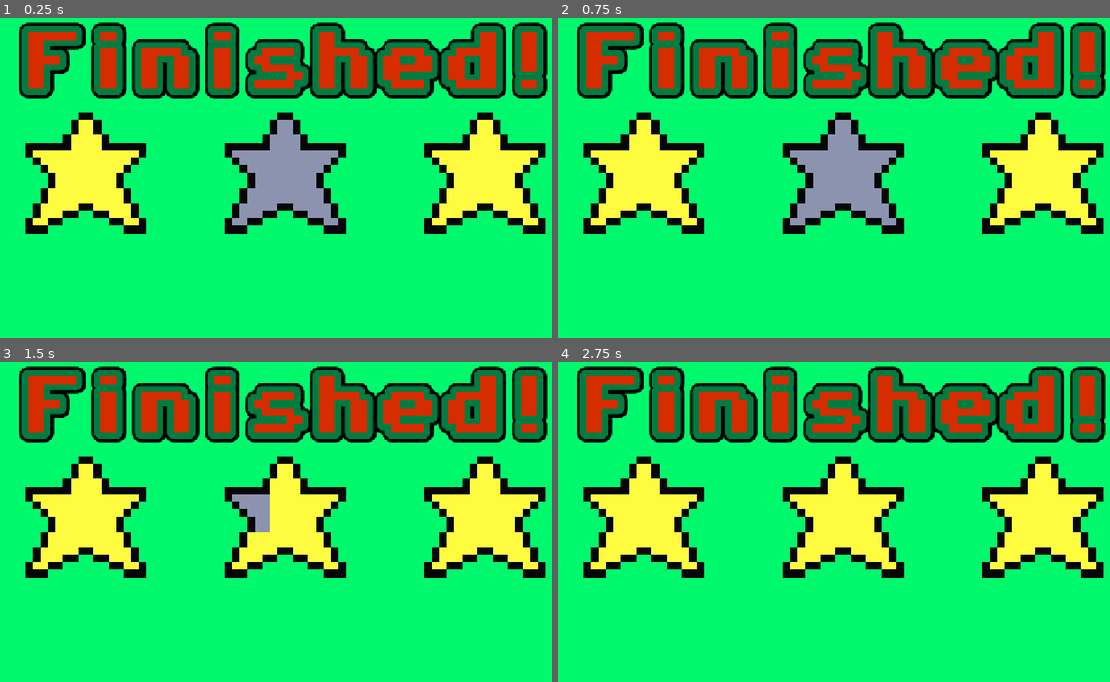
Above: before the commit, frames 1-4 (two rows, left to right).
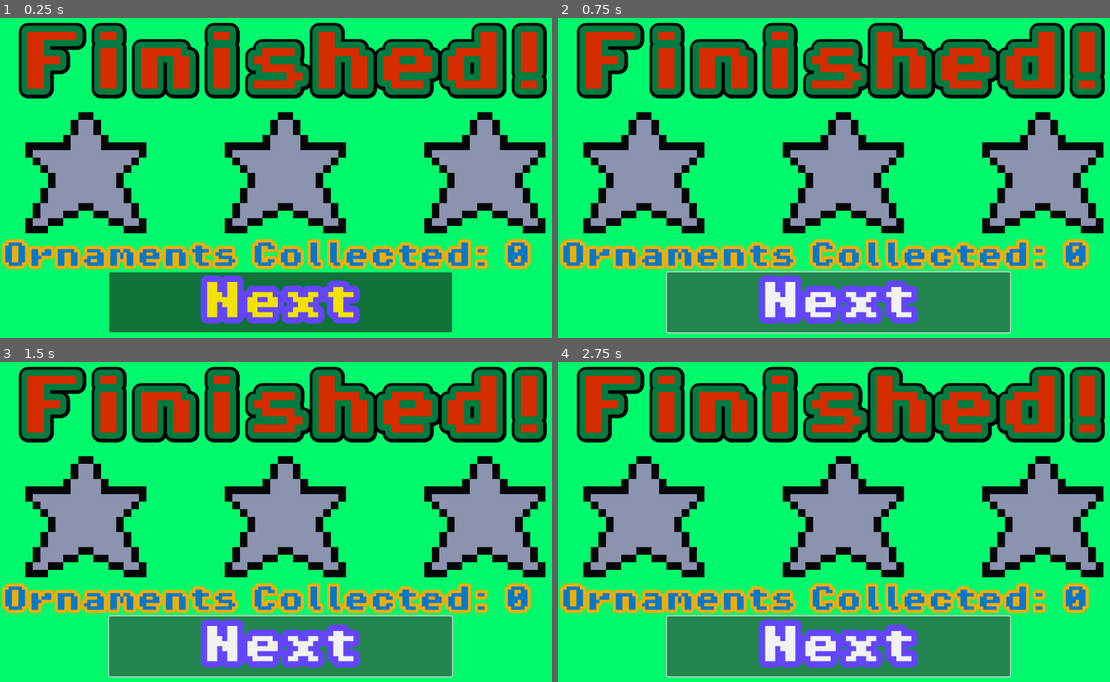
Above: after the commit, the same moments.

Repository: TwiceOnce8905/Catch-the-Ornaments
Game: Godot game, scene res://scenes/end.tscn
Two runs of this game, one before a commit and one after it. Both use one fixed random seed, a clock stepped at 60 frames per second and the inputs below. This scene is started directly instead of the project's main scene.
Inputs (mouse positions are in pixels of both pictures, inside the frame that each line leads up to):
- Up to frame 1 (0.25 s): no input
- Up to frame 2 (0.75 s): click (839, 302) at 0.5 s, where only the run after the commit has a clickable "Next"
- Up to frame 3 (1.5 s): click (281, 646) at 1.25 s, where only the run after the commit has a clickable "Next"
- Up to frame 4 (2.75 s): tap Enter (ui_accept) at 2, 2.27 s; hold Right (right) from 2.03 s (still down); tap Space (space) at 2.1 s

The runs differ from the first frame. In frame 1, 28% of the frame differs, in the area x 0-100%, y 1-99%; in frame 2, 29%; in frame 3, 31%; in frame 4, 32%.

Commit message:
Added End Screen Fully
Now need to add background and music, edit some placeholder art, then I'm done with the whole game.

Diff:
--- a/project.godot
+++ b/project.godot
@@ -22,7 +22,7 @@
 [display]
 
 window/size/mode=2
-window/stretch/mode="canvas_items"
+window/stretch/mode="viewport"
 
 [input]
 
--- a/scenes/end.tscn
+++ b/scenes/end.tscn
@@ -55,6 +55,120 @@
 }, {
 "duration": 1.0,
 "texture": SubResource("AtlasTexture_ee763")
+}],
+"loop": false,
+"name": &"default",
+"speed": 10.0
+}]
+
+[sub_resource type="AtlasTexture" id="AtlasTexture_nl5ow"]
+atlas = ExtResource("1_mwn6m")
+region = Rect2(0, 0, 16, 16)
+
+[sub_resource type="AtlasTexture" id="AtlasTexture_ovs12"]
+atlas = ExtResource("1_mwn6m")
+region = Rect2(32, 0, 16, 16)
+
+[sub_resource type="AtlasTexture" id="AtlasTexture_oc5t2"]
+atlas = ExtResource("1_mwn6m")
+region = Rect2(64, 0, 16, 16)
+
+[sub_resource type="AtlasTexture" id="AtlasTexture_njoby"]
+atlas = ExtResource("1_mwn6m")
+region = Rect2(96, 0, 16, 16)
+
+[sub_resource type="AtlasTexture" id="AtlasTexture_sf0ys"]
+atlas = ExtResource("1_mwn6m")
+region = Rect2(128, 0, 16, 16)
+
+[sub_resource type="AtlasTexture" id="AtlasTexture_stj65"]
+atlas = ExtResource("1_mwn6m")
+region = Rect2(160, 0, 16, 16)
+
+[sub_resource type="AtlasTexture" id="AtlasTexture_8cwnd"]
+atlas = ExtResource("1_mwn6m")
+region = Rect2(192, 0, 16, 16)
+
+[sub_resource type="SpriteFrames" id="SpriteFrames_liw33"]
+animations = [{
+"frames": [{
+"duration": 1.0,
+"texture": SubResource("AtlasTexture_nl5ow")
+}, {
+"duration": 1.0,
+"texture": SubResource("AtlasTexture_ovs12")
+}, {
+"duration": 1.0,
+"texture": SubResource("AtlasTexture_oc5t2")
+}, {
+"duration": 1.0,
+"texture": SubResource("AtlasTexture_njoby")
+}, {
+"duration": 1.0,
+"texture": SubResource("AtlasTexture_sf0ys")
+}, {
+"duration": 1.0,
+"texture": SubResource("AtlasTexture_stj65")
+}, {
+"duration": 1.0,
+"texture": SubResource("AtlasTexture_8cwnd")
+}],
+"loop": false,
+"name": &"default",
+"speed": 10.0
+}]
+
+[sub_resource type="AtlasTexture" id="AtlasTexture_wrlrt"]
+atlas = ExtResource("1_mwn6m")
+region = Rect2(0, 0, 16, 16)
+
+[sub_resource type="AtlasTexture" id="AtlasTexture_gm2es"]
+atlas = ExtResource("1_mwn6m")
+region = Rect2(32, 0, 16, 16)
+
+[sub_resource type="AtlasTexture" id="AtlasTexture_6tafp"]
+atlas = ExtResource("1_mwn6m")
+region = Rect2(64, 0, 16, 16)
+
+[sub_resource type="AtlasTexture" id="AtlasTexture_0rapm"]
+atlas = ExtResource("1_mwn6m")
+region = Rect2(96, 0, 16, 16)
+
+[sub_resource type="AtlasTexture" id="AtlasTexture_xbbny"]
+atlas = ExtResource("1_mwn6m")
+region = Rect2(128, 0, 16, 16)
+
+[sub_resource type="AtlasTexture" id="AtlasTexture_l3jns"]
+atlas = ExtResource("1_mwn6m")
+region = Rect2(160, 0, 16, 16)
+
+[sub_resource type="AtlasTexture" id="AtlasTexture_afbui"]
+atlas = ExtResource("1_mwn6m")
+region = Rect2(192, 0, 16, 16)
+
+[sub_resource type="SpriteFrames" id="SpriteFrames_5s6gi"]
+animations = [{
+"frames": [{
+"duration": 1.0,
+"texture": SubResource("AtlasTexture_wrlrt")
+}, {
+"duration": 1.0,
+"texture": SubResource("AtlasTexture_gm2es")
+}, {
+"duration": 1.0,
+"texture": SubResource("AtlasTexture_6tafp")
+}, {
+"duration": 1.0,
+"texture": SubResource("AtlasTexture_0rapm")
+}, {
+"duration": 1.0,
+"texture": SubResource("AtlasTexture_xbbny")
+}, {
+"duration": 1.0,
+"texture": SubResource("AtlasTexture_l3jns")
+}, {
+"duration": 1.0,
+"texture": SubResource("AtlasTexture_afbui")
 }],
 "loop": false,
 "name": &"default",
@@ -97,32 +211,39 @@
 position = Vector2(170, 318)
 scale = Vector2(15, 15)
 sprite_frames = SubResource("SpriteFrames_nl5ow")
-frame = 6
-frame_progress = 1.0
 
 [node name="2star" type="AnimatedSprite2D" parent="."]
-position = Vector2(565, 318.00003)
+position = Vector2(565, 318)
 scale = Vector2(15, 15)
-sprite_frames = SubResource("SpriteFrames_nl5ow")
-frame = 6
-frame_progress = 1.0
+sprite_frames = SubResource("SpriteFrames_liw33")
 
 [node name="3star" type="AnimatedSprite2D" parent="."]
 position = Vector2(960, 318)
 scale = Vector2(15, 15)
-sprite_frames = SubResource("SpriteFrames_nl5ow")
-frame = 6
-frame_progress = 1.0
+sprite_frames = SubResource("SpriteFrames_5s6gi")
 
 [node name="collected" type="Label" parent="."]
 layout_mode = 0
-offset_left = 16.0
-offset_top = 449.0
-offset_right = 1151.0
-offset_bottom = 529.0
+offset_left = 4.0
+offset_top = 456.0
+offset_right = 1139.0
+offset_bottom = 536.0
 theme_override_colors/font_color = Color(0, 0.46937644, 0.8020315, 1)
 theme_override_colors/font_outline_color = Color(0.964068, 0.67539215, 1.1551381e-06, 1)
 theme_override_constants/outline_size = 25
 theme_override_fonts/font = ExtResource("1_3d26k")
-theme_override_font_sizes/font_size = 64
-text = "orn collect:"
+theme_override_font_sizes/font_size = 52
+text = "Ornaments Collected:"
+
+[node name="Button" type="Button" parent="."]
+layout_mode = 0
+offset_left = 216.0
+offset_top = 515.0
+offset_right = 895.0
+offset_bottom = 634.0
+theme_override_colors/font_color = Color(0.9452236, 0.88571995, 0, 1)
+theme_override_colors/font_outline_color = Color(0.39162257, 0.27072904, 1, 1)
+theme_override_constants/outline_size = 50
+theme_override_fonts/font = ExtResource("1_3d26k")
+theme_override_font_sizes/font_size = 80
+text = "Next"
--- a/scenes/maingame.tscn
+++ b/scenes/maingame.tscn
@@ -1,10 +1,13 @@
-[gd_scene load_steps=10 format=3 uid="uid://dnxxerdgvfalu"]
+[gd_scene load_steps=13 format=3 uid="uid://dnxxerdgvfalu"]
 
 [ext_resource type="PackedScene" uid="uid://bxfon8htgq3nt" path="res://scenes/cat.tscn" id="1_i8va4"]
 [ext_resource type="Script" uid="uid://vlvgc4v4jeb1" path="res://scirpts/spawner.gd" id="1_jxvlb"]
 [ext_resource type="Script" uid="uid://cauw37gp4x5g3" path="res://scirpts/timeandscore.gd" id="3_nx2sv"]
 [ext_resource type="FontFile" uid="uid://b5566bcqt5awo" path="res://Godot assests/fonts/PixelOperator8-Bold.ttf" id="4_nx2sv"]
 [ext_resource type="Script" uid="uid://bxp8tklktwix7" path="res://scirpts/start.gd" id="5_hiawh"]
+[ext_resource type="Texture2D" uid="uid://dikpfvajp1cr1" path="res://Godot assests/sprites/CLASSIC_TREE_SMALL.png" id="6_460fr"]
+[ext_resource type="Texture2D" uid="uid://dk2dirlqmdthk" path="res://Godot assests/sprites/TWITCH_TREE_SMALL.png" id="7_r5jia"]
+[ext_resource type="Texture2D" uid="uid://dy7ph7bl6tajk" path="res://Godot assests/sprites/PINK_TREE_SMALL.png" id="8_n6p2k"]
 
 [sub_resource type="WorldBoundaryShape2D" id="WorldBoundaryShape2D_7h15q"]
 
@@ -15,16 +18,19 @@
 [sub_resource type="WorldBoundaryShape2D" id="WorldBoundaryShape2D_jxvlb"]
 
 [node name="maingame" type="Node2D"]
+position = Vector2(966, 542)
 
 [node name="walls" type="Node" parent="."]
 
 [node name="floor" type="StaticBody2D" parent="walls"]
+position = Vector2(966, 542)
 
 [node name="floorcoll" type="CollisionShape2D" parent="walls/floor"]
 position = Vector2(2, 554)
 shape = SubResource("WorldBoundaryShape2D_7h15q")
 
 [node name="wallr" type="StaticBody2D" parent="walls"]
+position = Vector2(966, 542)
 
 [node name="wallrcoll" type="CollisionShape2D" parent="walls/wallr"]
 position = Vector2(965, 100)
@@ -32,6 +38,7 @@
 shape = SubResource("WorldBoundaryShape2D_2sw64")
 
 [node name="walll" type="StaticBody2D" parent="walls"]
+position = Vector2(966, 542)
 
 [node name="walllcoll" type="CollisionShape2D" parent="walls/walll"]
 position = Vector2(-944, 111)
@@ -49,6 +56,8 @@
 position = Vector2(-3, 561)
 
 [node name="Camera2D" type="Camera2D" parent="."]
+z_index = 3
+zoom = Vector2(0.6, 0.599)
 
 [node name="Area2D" type="Area2D" parent="."]
 collision_layer = 0
@@ -66,10 +75,10 @@
 one_shot = true
 
 [node name="Label" type="Label" parent="timeandscore/Timer"]
-offset_left = -966.0
-offset_top = -542.0
-offset_right = -147.0
-offset_bottom = -403.0
+offset_left = 3.0
+offset_top = 12.0
+offset_right = 822.0
+offset_bottom = 151.0
 theme_override_colors/font_color = Color(0.75468147, 0, 0.16176972, 1)
 theme_override_colors/font_outline_color = Color(3.6098064e-07, 0.45660985, 0.2132118, 1)
 theme_override_constants/outline_size = 40
@@ -77,28 +86,17 @@
 theme_override_font_sizes/font_size = 112
 text = "⏱️:"
 autowrap_mode = 2
-
-[node name="Label" type="Label" parent="timeandscore"]
-offset_left = 5.0
-offset_top = -531.0
-offset_right = 1033.0
-offset_bottom = -439.0
-theme_override_colors/font_color = Color(0, 0.5366371, 0.18669936, 1)
-theme_override_colors/font_outline_color = Color(0.6336448, 0, 0.13778758, 1)
-theme_override_constants/outline_size = 40
-theme_override_fonts/font = ExtResource("4_nx2sv")
-theme_override_font_sizes/font_size = 80
-text = "Points:"
-autowrap_mode = 2
+metadata/_edit_use_anchors_ = true
 
 [node name="start" type="Node" parent="."]
 script = ExtResource("5_hiawh")
 
 [node name="Label" type="Label" parent="start"]
 z_index = 2
-offset_left = -489.0
-offset_top = -160.0
-offset_right = 489.0
+offset_left = 477.0
+offset_top = 382.0
+offset_right = 1455.0
+offset_bottom = 542.0
 theme_override_colors/font_color = Color(8.230359e-06, 0.8379183, 0.2789771, 1)
 theme_override_colors/font_outline_color = Color(0.9999998, 0.08437645, 0.107100375, 1)
 theme_override_constants/outline_size = 50
@@ -106,6 +104,7 @@
 theme_override_font_sizes/font_size = 160
 text = "Ready?"
 autowrap_mode = 2
+metadata/_edit_use_anchors_ = true
 
 [node name="Button" type="Button" parent="start/Label"]
 layout_mode = 1
@@ -126,6 +125,97 @@
 theme_override_fonts/font = ExtResource("4_nx2sv")
 theme_override_font_sizes/font_size = 160
 text = "GO!"
+metadata/_edit_use_anchors_ = true
+
+[node name="Node" type="Node" parent="."]
+
+[node name="Sprite2D" type="Sprite2D" parent="Node"]
+z_index = -1
+position = Vector2(104.00001, 203.00002)
+scale = Vector2(5, 5)
+texture = ExtResource("6_460fr")
+
+[node name="Sprite2D3" type="Sprite2D" parent="Node"]
+z_index = -1
+position = Vector2(386, 197.00002)
+scale = Vector2(5, 5)
+texture = ExtResource("7_r5jia")
+
+[node name="Sprite2D2" type="Sprite2D" parent="Node"]
+z_index = -1
+position = Vector2(254.00003, 202)
+scale = Vector2(5, 5)
+texture = ExtResource("8_n6p2k")
+
+[node name="Sprite2D4" type="Sprite2D" parent="Node"]
+z_index = -1
+position = Vector2(809, 191.00002)
+scale = Vector2(5, 5)
+texture = ExtResource("8_n6p2k")
+
+[node name="Sprite2D5" type="Sprite2D" parent="Node"]
+z_index = -1
+position = Vector2(531.00006, 198.00002)
+scale = Vector2(5, 5)
+texture = ExtResource("8_n6p2k")
+
+[node name="Sprite2D6" type="Sprite2D" parent="Node"]
+z_index = -1
+position = Vector2(674, 195.00002)
+scale = Vector2(5, 5)
+texture = ExtResource("6_460fr")
+
+[node name="Sprite2D9" type="Sprite2D" parent="Node"]
+z_index = -1
+position = Vector2(1224.9999, 185.99998)
+scale = Vector2(5, 5)
+texture = ExtResource("7_r5jia")
+
+[node name="Sprite2D8" type="Sprite2D" parent="Node"]
+z_index = -1
+position = Vector2(1091.9999, 188.99998)
+scale = Vector2(5, 5)
+texture = ExtResource("6_460fr")
+
+[node name="Sprite2D7" type="Sprite2D" parent="Node"]
+z_index = -1
+position = Vector2(951, 190)
+scale = Vector2(5, 5)
+texture = ExtResource("7_r5jia")
+
+[node name="Sprite2D10" type="Sprite2D" parent="Node"]
+z_index = -1
+position = Vector2(1354.9999, 186.99998)
+scale = Vector2(5, 5)
+texture = ExtResource("8_n6p2k")
+
+[node name="Sprite2D11" type="Sprite2D" parent="Node"]
+z_index = -1
+position = Vector2(1484.9999, 186.99998)
+scale = Vector2(5, 5)
+texture = ExtResource("6_460fr")
+
+[node name="Sprite2D13" type="Sprite2D" parent="Node"]
+z_index = -1
+position = Vector2(1775.9999, 182.99998)
+scale = Vector2(5, 5)
+texture = ExtResource("7_r5jia")
+
+[node name="Sprite2D14" type="Sprite2D" parent="Node"]
+z_index = -1
+position = Vector2(1911.9999, 188.99997)
+scale = Vector2(5, 5)
+texture = ExtResource("6_460fr")
+
+[node name="Sprite2D12" type="Sprite2D" parent="Node"]
+z_index = -1
+position = Vector2(1623.9999, 187.99998)
+scale = Vector2(5, 5)
+texture = ExtResource("8_n6p2k")
+
+[node name="Sprite2D15" type="Sprite2D" parent="Node"]
+z_index = -1
+scale = Vector2(5, 5)
 
 [connection signal="timeout" from="spawner/Timer" to="spawner" method="_on_timer_timeout"]
 [connection signal="area_entered" from="Area2D" to="spawner" method="_on_area_2d_area_entered"]
--- a/scirpts/end.gd
+++ b/scirpts/end.gd
@@ -1,6 +1,6 @@
 extends Control
 
-@export var count_speed: float = 1
+@export var count_speed = 0.05
 
 @onready var collected = $collected
 @onready var _1_star = $"1star"
@@ -8,18 +8,46 @@
 @onready var _3_star = $"3star"
 
 var current_score = 0
+var score_done: bool = false
 
 func _ready():
 	collected.visible = false
+	$Button.visible = false
 	collected.text = ""
-	if Global.score >= 8:
-		_1_star.play("default")
-	elif Global.score <= 16:
-		_2_star.play("default")
-	elif Global.score >= 24:
-		_3_star.play("default")
+	play_stars_in_order()
 
 
-# Called every frame. 'delta' is the elapsed time since the previous frame.
-func _process(delta):
-	pass
+func play_stars_in_order()-> void :
+	var stars_to_play = []
+	if Global.score >= 12:
+		stars_to_play.append(_1_star)
+	if Global.score >= 20:
+		stars_to_play.append(_2_star)
+	if Global.score >= 25:
+		stars_to_play.append(_3_star)
+	for star_anim in stars_to_play:
+		star_anim.play("default")
+		await star_anim.animation_finished
+	start_score_count()
+
+func start_score_count():
+	current_score = 0
+	collected.visible = true
+	collected.text = "Ornaments Collected: 0"
+	count_up_score()
+
+
+func count_up_score():
+	if Global.score == 0:
+			$Button.visible = true
+	if current_score < Global.score:
+		current_score += 1
+		collected.text = "Ornaments Collected: " + str(current_score)
+		await get_tree().create_timer(count_speed).timeout
+
+		count_up_score()
+
+		if current_score >= Global.score:
+			score_done = true
+	if score_done:
+		$Button.visible = true
--- a/scirpts/timeandscore.gd
+++ b/scirpts/timeandscore.gd
@@ -5,18 +5,15 @@
 
 func _ready():
 	$Timer/Label.visible = false
-	$Label.visible = false
-
 
 func _process(delta):
 	if Global.started and not timer_started:
 		$Timer/Label.visible = true
-		$Label.visible = true
 		timer.start()
 		timer_started = true
 	$Timer/Label.text = "⏱️: " + str(snapped(timer.time_left, 0))
-	$Label.text = "Ornaments Collected: " + str(Global.score)
 
 func _on_timer_timeout():
 	print(Global.score)
-	get_tree().quit()
+	Global.started = false
+	get_tree().change_scene_to_file("res://scenes/end.tscn")
Binary file added: Godot assests/sprites/CLASSIC_TREE.png
Not shown, added: Godot assests/sprites/CLASSIC_TREE.png.import
Binary file added: Godot assests/sprites/CLASSIC_TREE_SMALL.png
Not shown, added: Godot assests/sprites/CLASSIC_TREE_SMALL.png.import
Binary file added: Godot assests/sprites/PINK_TREE.png
Not shown, added: Godot assests/sprites/PINK_TREE.png.import
Binary file added: Godot assests/sprites/PINK_TREE_SMALL.png
Not shown, added: Godot assests/sprites/PINK_TREE_SMALL.png.import
Binary file added: Godot assests/sprites/TREE_BASE_SMALL.png
Not shown, added: Godot assests/sprites/TREE_BASE_SMALL.png.import
Binary file added: Godot assests/sprites/TWITCH_TREE.png
Not shown, added: Godot assests/sprites/TWITCH_TREE.png.import
(and 3 more such lines)
